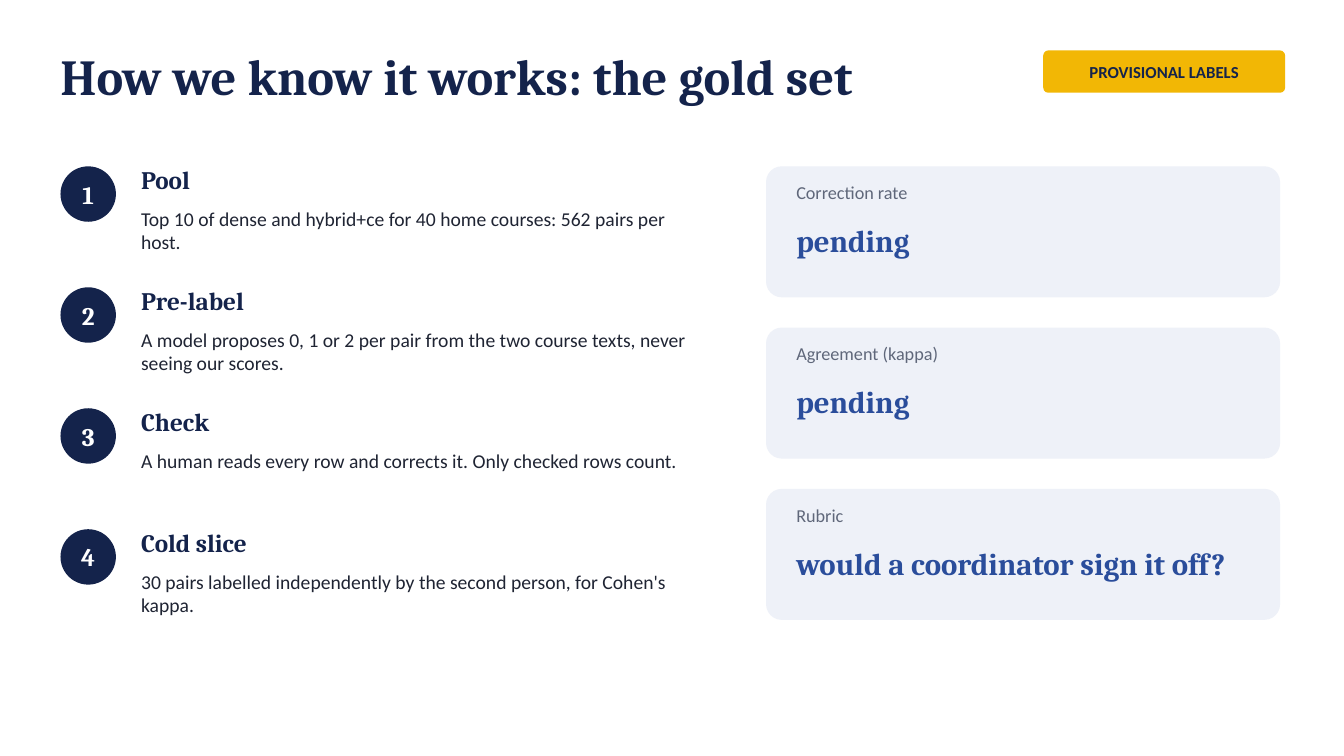
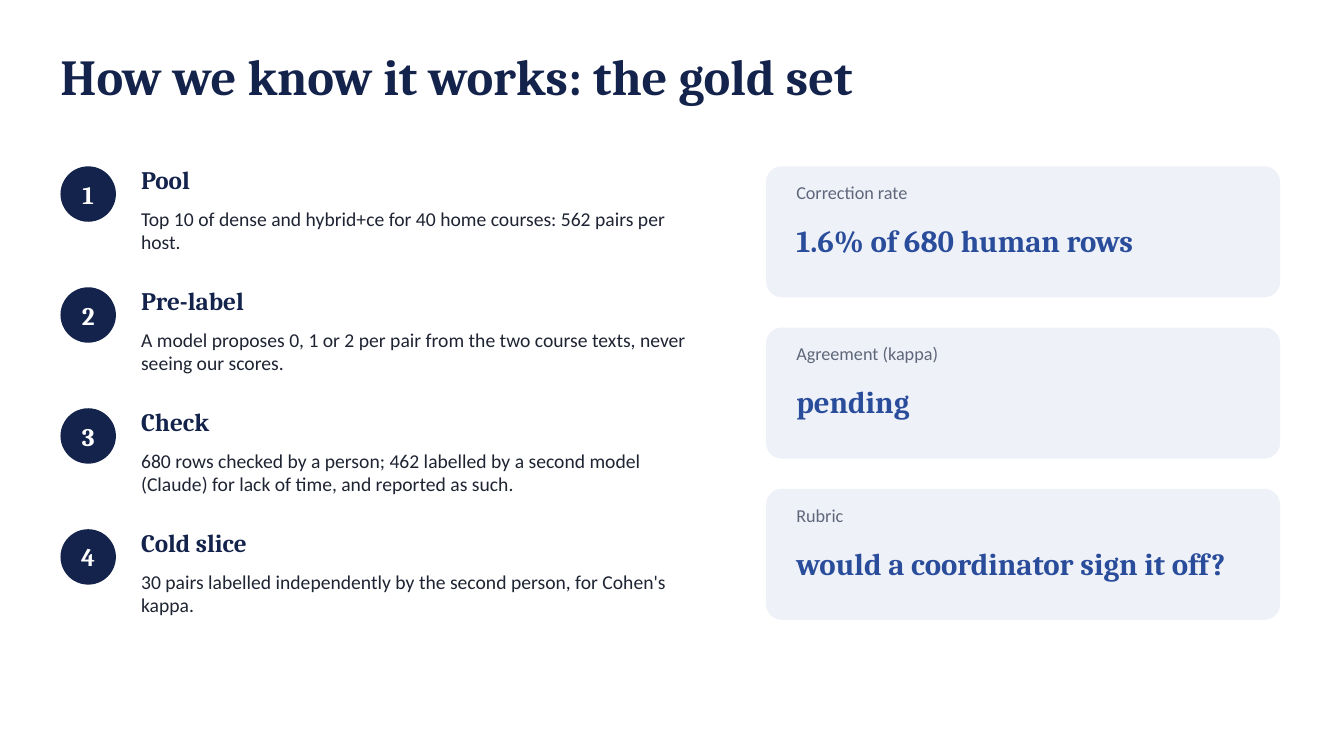
Before and after one commit to aleksandarhorvat/ErasmusGPT, a slide deck: slide 5 of docs/slides/erasmusgpt-defence.pptx. Drawn at 1344x756 pixels with LibreOffice and Linux fonts; fonts in the diff are those of the drawing. Boxes give left, top, right and bottom in pixels: in the first picture for what was removed or moved away, otherwise in the second. Text is boxed around its words. In the diff, an @@ line names an element or a change of style, - is before the commit and + after.

Commit message:
[A] complete the gold set and report the final results

```diff
--- a/docs/slides/erasmusgpt-defence.pptx
+++ b/docs/slides/erasmusgpt-defence.pptx
@@ rounded rectangle removed at <box>1044,50,1286,93</box> @@
-PROVISIONAL LABELS
@@ text at <box>796,230,1133,253</box>: text changed @@
-pending
+1.6% of 680 human rows
@@ text at <box>141,454,641,494</box>: text changed @@
-A human reads every row and corrects it. Only checked rows count.
+680 rows checked by a person; 462 labelled by a second model (Claude) for lack of time, and reported as such.
```
Also in this commit, not shown: 6 other slides changed, 22 other files.
